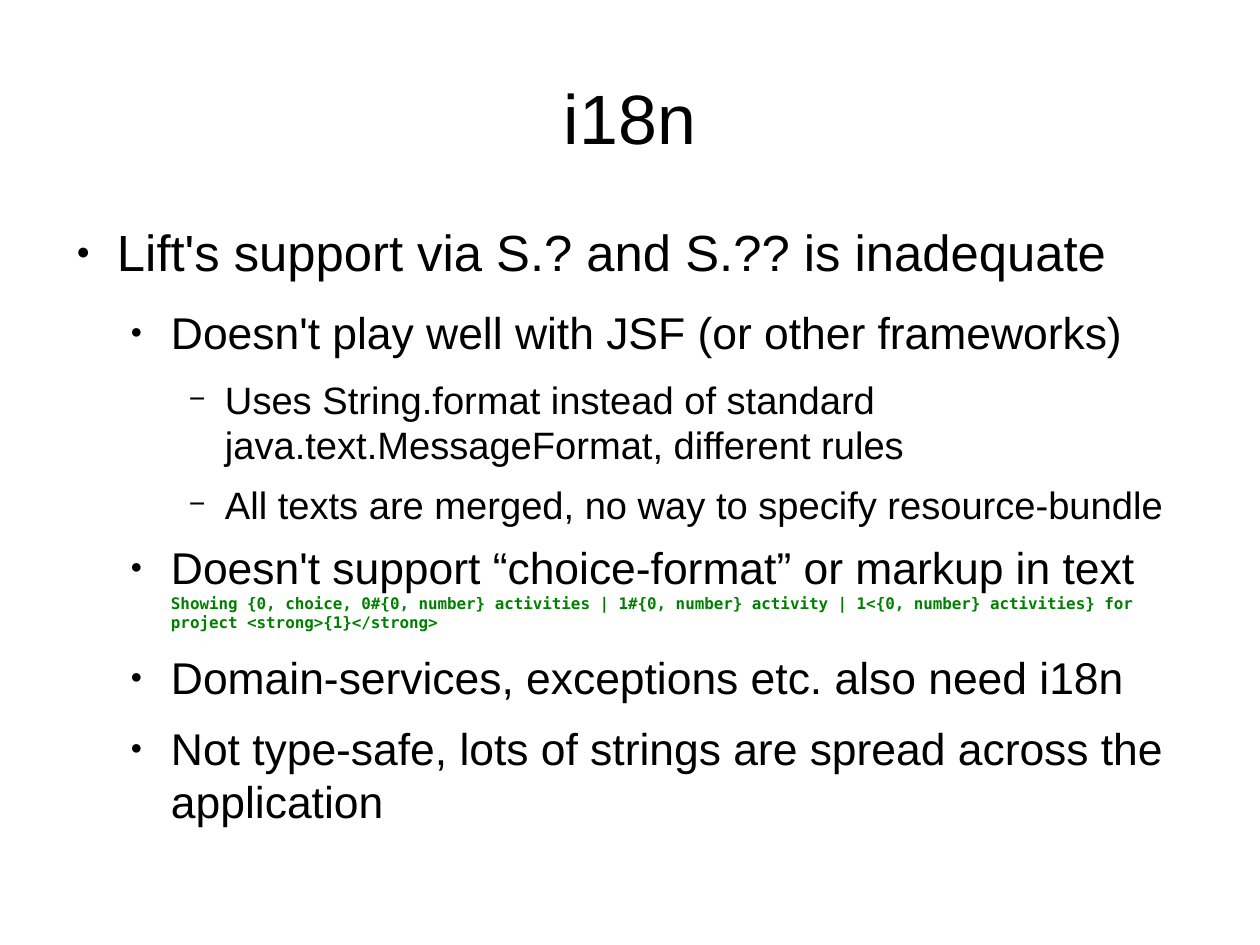
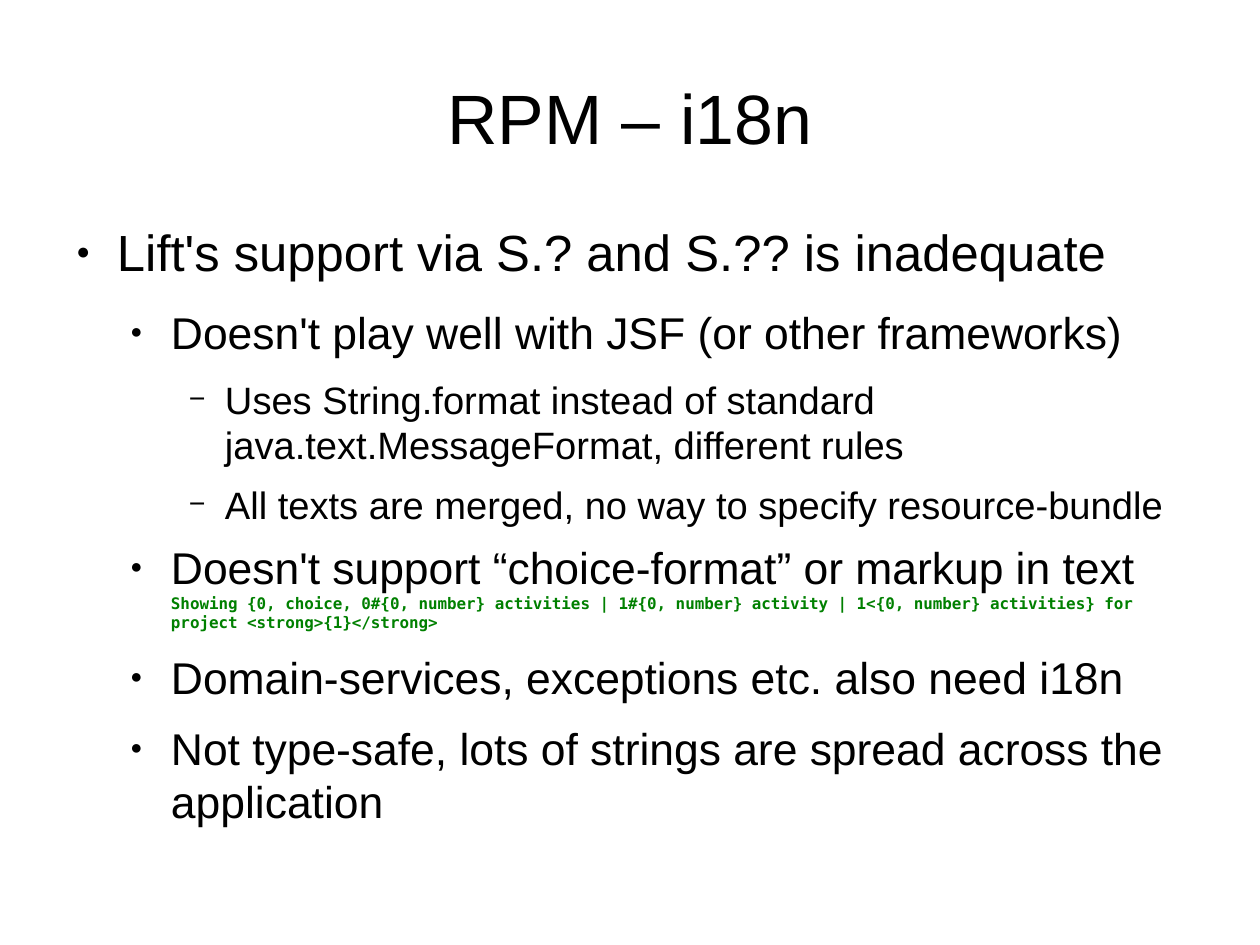
Before and after one commit to andreak/slol-2011, a slide deck: slide 21 of Scala-LiftOff-2011-lift-from-jee-perspective.odp (slide 22 before the commit). Drawn at 1260x945 pixels with LibreOffice and Linux fonts; fonts in the diff are those of the drawing. Boxes give left, top, right and bottom in pixels: in the first picture for what was removed or moved away, otherwise in the second. Text is boxed around its words. In the diff, an @@ line names an element or a change of style, - is before the commit and + after.

```diff
--- a/Scala-LiftOff-2011-lift-from-jee-perspective.odp
+++ b/Scala-LiftOff-2011-lift-from-jee-perspective.odp
@@ title at <box>447,93,812,145</box>: text changed @@
-i18n
+RPM – i18n
```
Also in this commit, not shown: 13 other slides changed, 6 slides added, 2 slides removed.
